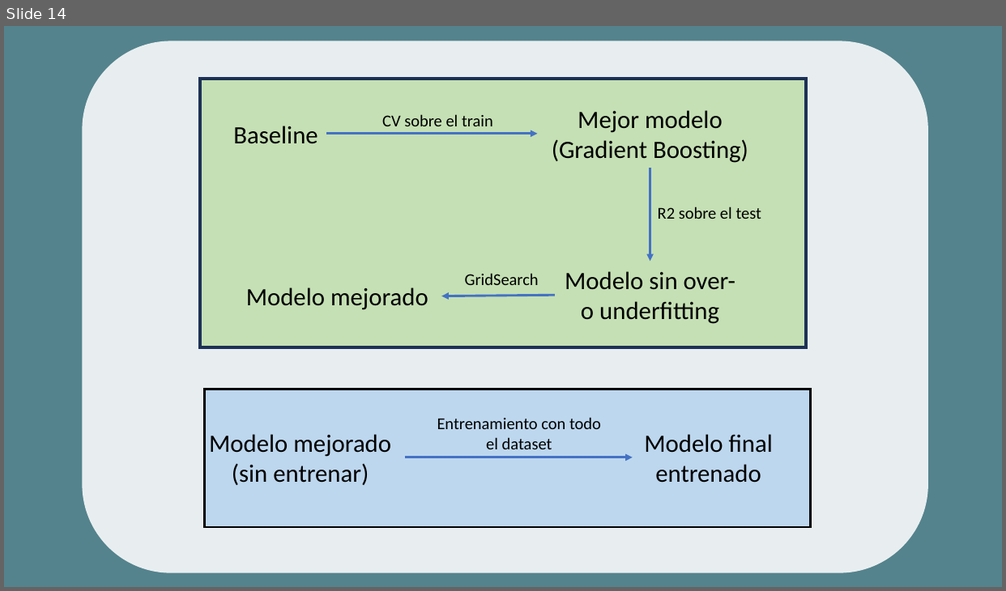
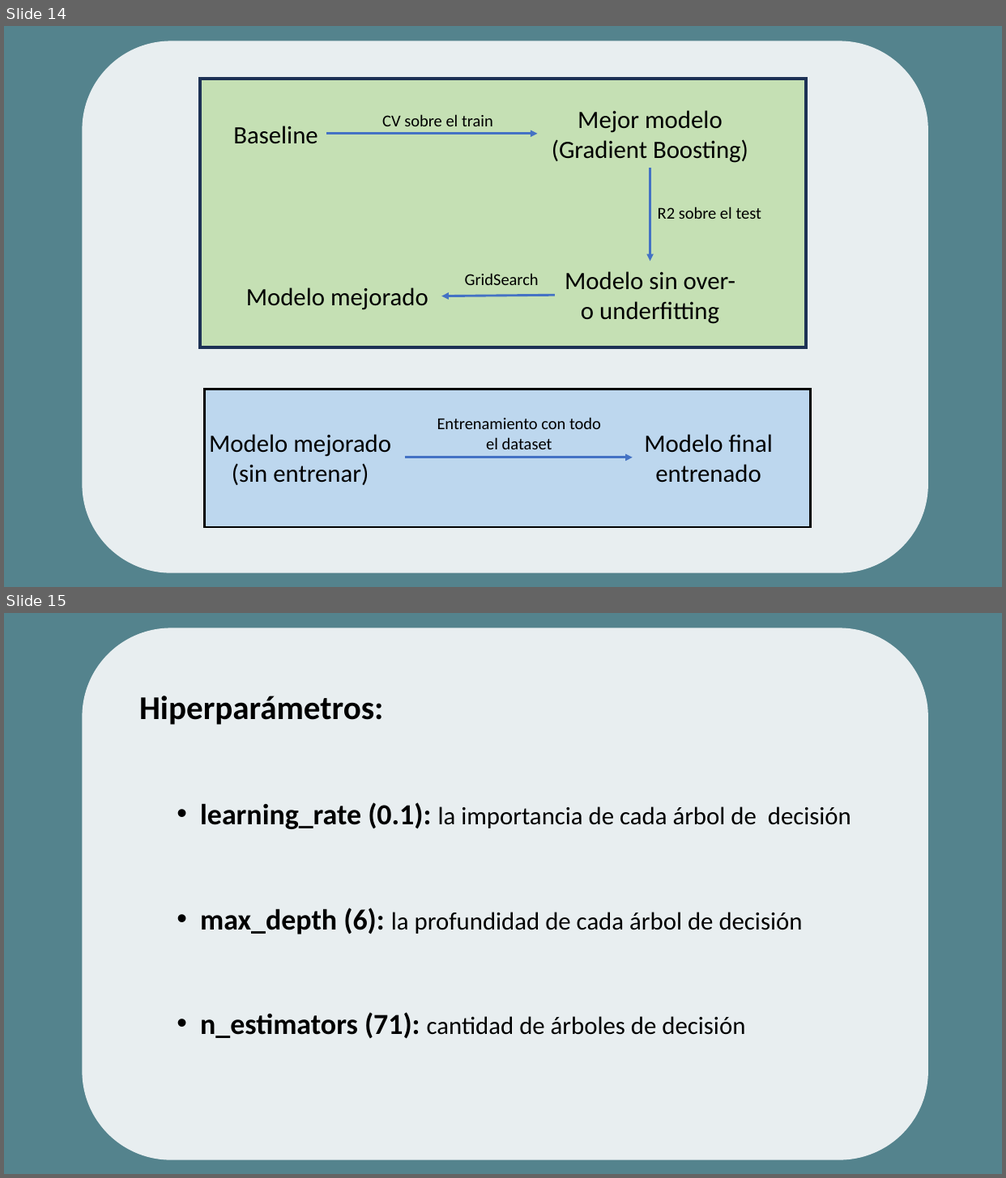
Before and after one commit to josemanuelgonzalezfornell/Rent_predictor, a slide deck: Rental_predictor.pptx. Shown one above the other, each under a label of ours: slide 14 before the commit, slides 14 and 15 after it. The pictures are 1006x591 and 1006x1178 pixels, drawn with LibreOffice and Linux fonts; fonts in the diff are those of the drawing. Boxes give left, top, right and bottom in pixels: in the first picture for what was removed or moved away, otherwise in the second. Text is boxed around its words. In the diff, an @@ line names an element or a change of style, - is before the commit and + after.

```diff
--- a/Rental_predictor.pptx
+++ b/Rental_predictor.pptx
@@ slide 15 added at bbox=[4, 613, 1002, 1174], background #FFFFFF @@
@@ rectangle added at bbox=[4, 613, 1002, 1174], fill #54838D @@
@@ rounded rectangle added at bbox=[82, 628, 928, 1161], fill #FFFFFF at 87% opacity @@
@@ text added at bbox=[139, 696, 851, 1039], 24 pt, text #000000 @@
+Hiperparámetros:
+  • learning_rate (0.1): la importancia de cada árbol de decisión
+  • max_depth (6): la profundidad de cada árbol de decisión
+  • n_estimators (71): cantidad de árboles de decisión
```
Also in this commit, not shown: 22 other files.
